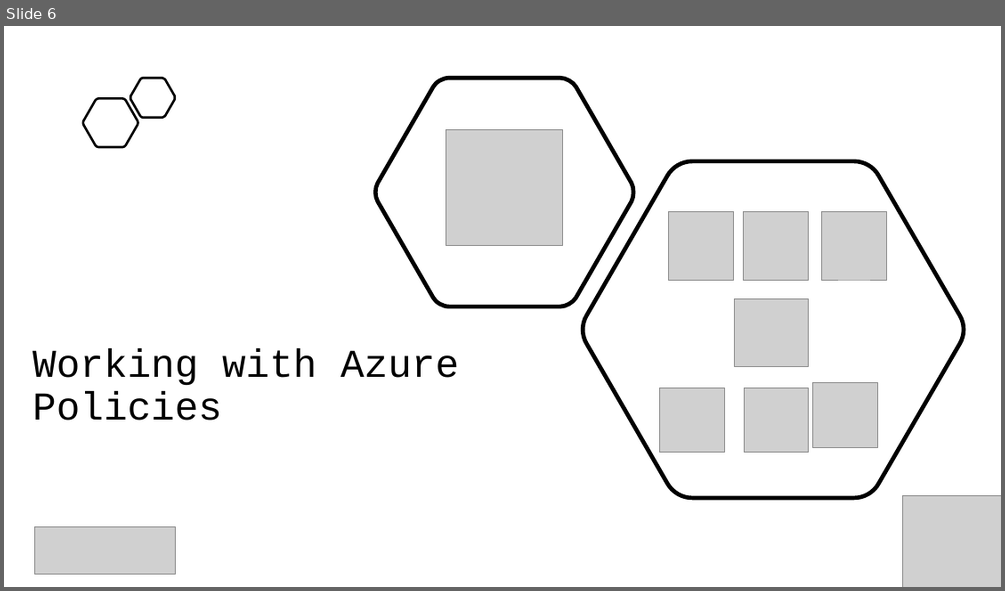
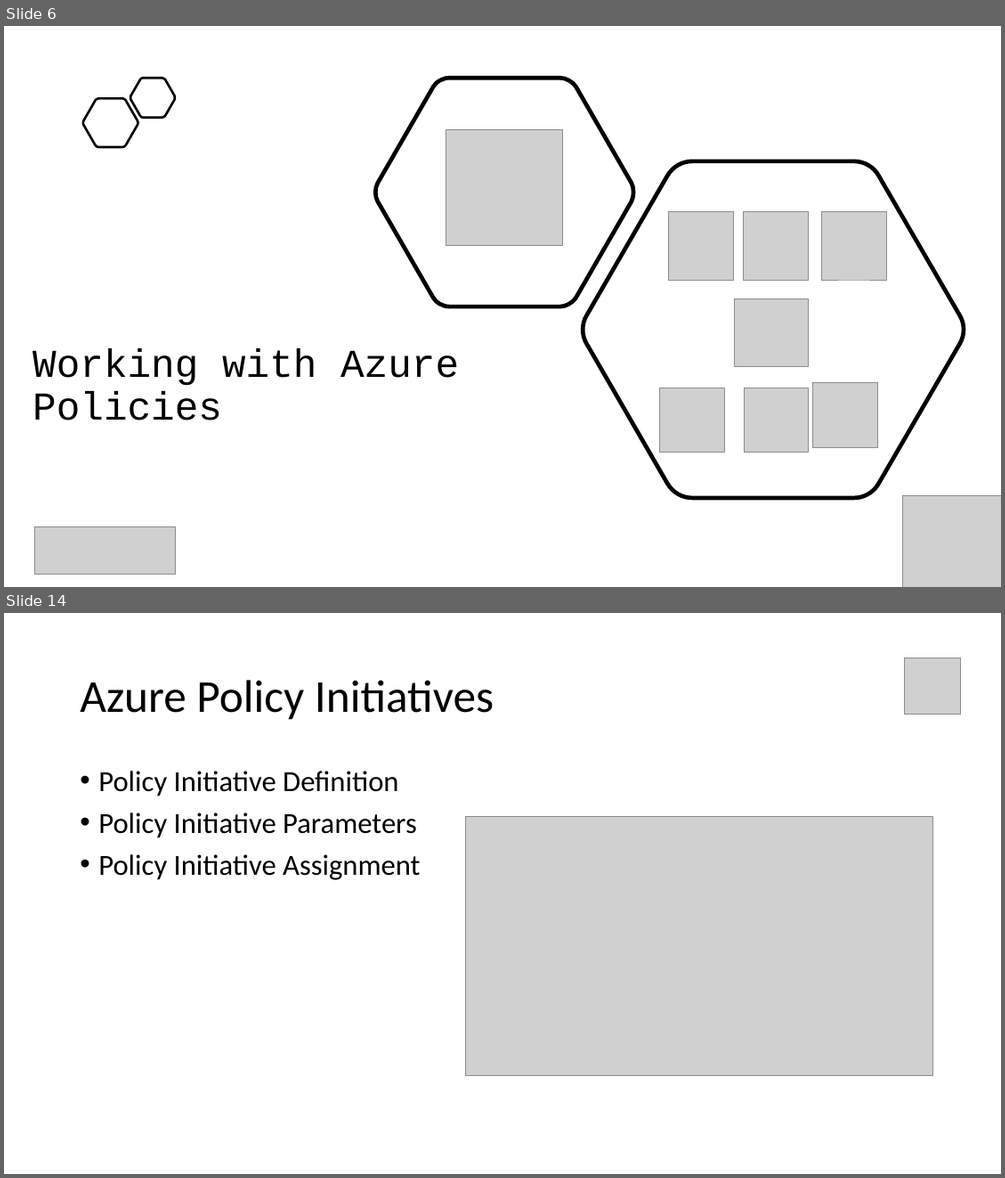
Before and after one commit to Infrastructure-AsCode/azure-policy-101, a slide deck: slides/workling-with-azure-policies.pptx. Shown one above the other, each under a label of ours: slide 6 before the commit, slides 6 and 14 after it; the slides between them are not shown. The pictures are 1005x591 and 1005x1178 pixels, drawn with LibreOffice and Linux fonts; fonts in the diff are those of the drawing; grey boxes stand for pictures. Boxes give left, top, right and bottom in pixels: in the first picture for what was removed or moved away, otherwise in the second. Text is boxed around its words. In the diff, an @@ line names an element or a change of style, - is before the commit and + after.

```diff
--- a/slides/workling-with-azure-policies.pptx
+++ b/slides/workling-with-azure-policies.pptx
@@ slide 14 added at box(4, 613, 1001, 1174), background #FFFFFF @@
@@ picture added at box(905, 657, 961, 714) @@
@@ title added at box(80, 680, 494, 720), 44 pt, text #000000 @@
+Azure Policy Initiatives
@@ text added at box(98, 771, 420, 880), 28 pt, text #000000 @@
+• Policy Initiative Definition
+• Policy Initiative Parameters
+• Policy Initiative Assignment
@@ picture added at box(465, 817, 933, 1075) @@
```
Also in this commit, not shown: 29 other slides added.
